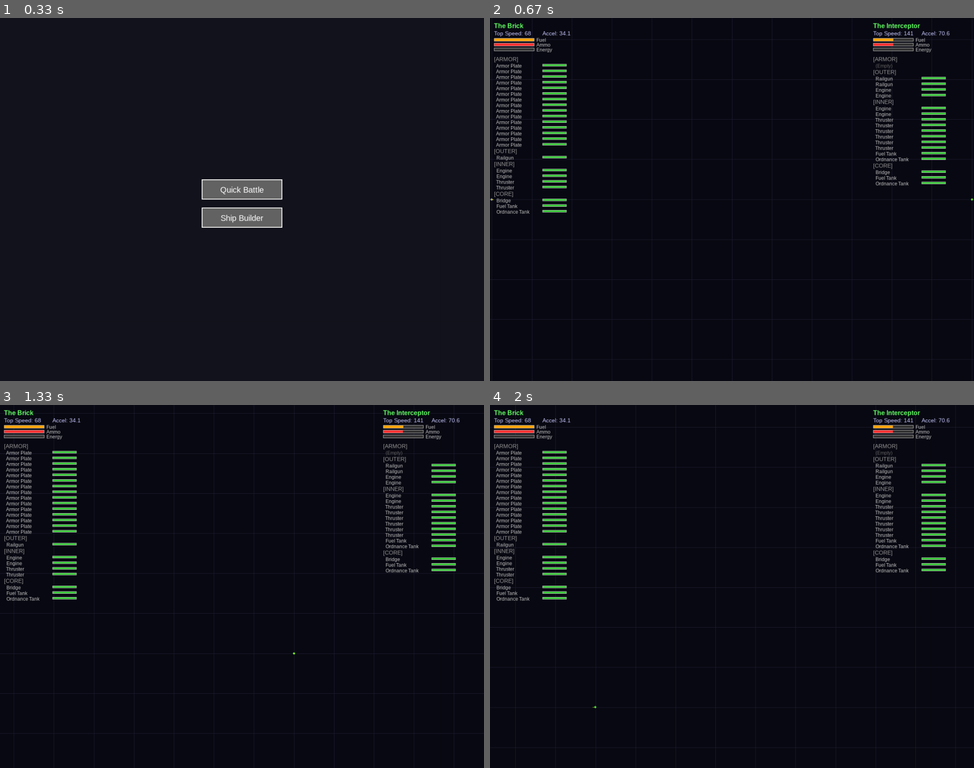
Above: before the commit, frames 1-4 (two rows, left to right).
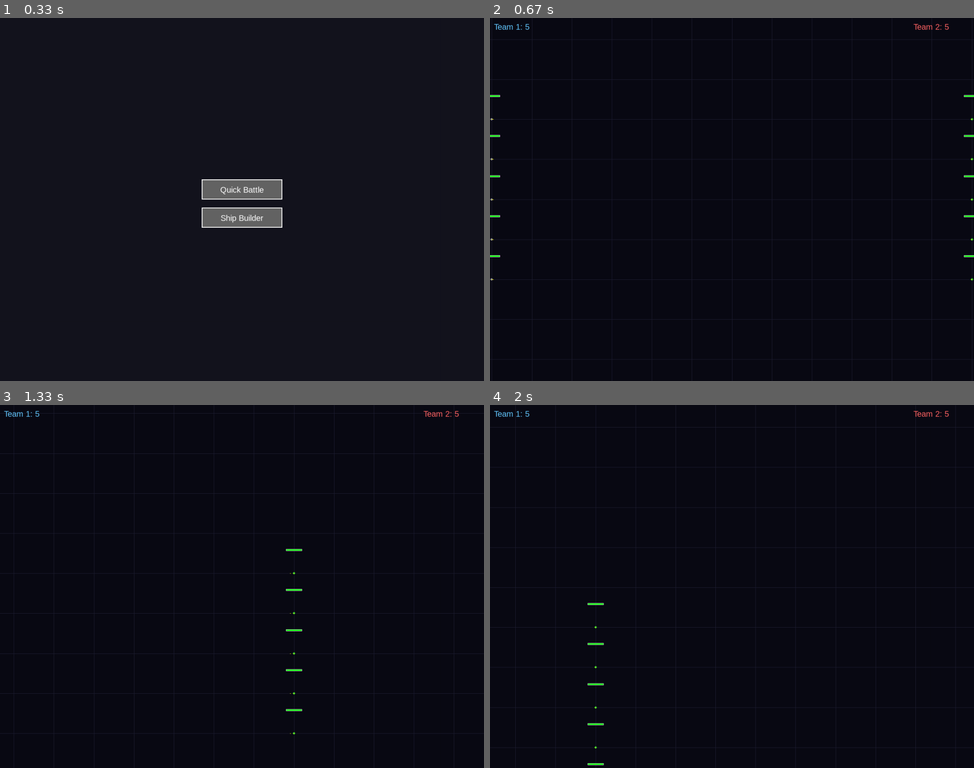
Above: after the commit, the same moments.

Repository: ropesend/StarshipBattles
Game: pygame game, started from main.py
The game is run twice, just before and just after one commit, with the same random seed, the same clock (stepped at 60 frames per second) and the same inputs.
Inputs (mouse positions are in pixels of both pictures, inside the frame that each line leads up to):
- Up to frame 1 (0.33 s): no input
- Up to frame 2 (0.67 s): press the mouse at (732, 188) at 0.37 s; move the mouse to (785, 192) at 0.47 s; release the mouse at (843, 192) at 0.6 s
- Up to frame 3 (1.33 s): hold Right 0.67-1.13 s; move the mouse to (256, 695) at 0.7 s; hold Up from 1.17 s (still down)
- Up to frame 4 (2 s): release Up at 1.47 s; hold Right 1.5-1.97 s

Frame 1 is identical in both runs. In frame 2, 4.1% of the frame differs, in the area x 0-100%, y 1-73%; in frame 3, 4.1%; in frame 4, 4.1%.

Commit message:
feat: Implement spatial partitioning for multi-ship battles and improve AI target acquisition.

Diff:
--- a/ai.py
+++ b/ai.py
@@ -3,25 +3,53 @@
 from components import LayerType
 
 class AIController:
-    def __init__(self, ship, enemy_ship):
+    def __init__(self, ship, grid, enemy_team_id):
         self.ship = ship
-        self.enemy = enemy_ship
+        self.grid = grid
+        self.enemy_team_id = enemy_team_id
+
+    def find_target(self):
+        # Efficiently find nearest enemy using grid?
+        # For now, simplistic: query large radius or just iterate all known if passed?
+        # The prompt implies using the grid for targeting.
+        # Let's query a large radius (e.g., 50000) around the ship to find candidates.
+        candidates = self.grid.query_radius(self.ship.position, 50000)
+
+        nearest = None
+        min_dist = float('inf')
+
+        for obj in candidates:
+            if not obj.is_alive: continue
+            if not hasattr(obj, 'team_id'): continue # Ignore non-ships
+            if obj.team_id != self.enemy_team_id: continue
+
+            d = self.ship.position.distance_to(obj.position)
+            if d < min_dist:
+                min_dist = d
+                nearest = obj
+
+        return nearest
 
     def update(self, dt):
-        if not self.ship.is_alive or not self.enemy.is_alive:
-            # Just drift if fight over
+        if not self.ship.is_alive: return
+
+        # Target Acquisition
+        target = self.ship.current_target
+        if not target or not target.is_alive:
+            target = self.find_target()
+            self.ship.current_target = target
+
+        if not target:
+            # Idle / Drift
+            self.ship.comp_trigger_pulled = False
             return
 
-        if self.ship.current_fuel <= 0:
-            # Drift behavior (do nothing, physics continues)
-            return
-
-        distance = self.ship.position.distance_to(self.enemy.position)
+        distance = self.ship.position.distance_to(target.position)
 
         # 1. Navigation
         # Calculate angle to enemy
-        dx = self.enemy.position.x - self.ship.position.x
-        dy = self.enemy.position.y - self.ship.position.y
+        dx = target.position.x - self.ship.position.x
+        dy = target.position.y - self.ship.position.y
 
         target_angle = math.degrees(math.atan2(dy, dx)) % 360
         current_angle = self.ship.angle % 360
@@ -31,21 +59,15 @@
 
         # Rotate
         if abs(angle_diff) > 5:
-            # Determine direction
             direction = 1 if angle_diff > 0 else -1
             self.ship.rotate(dt, direction)
 
         # Thrust
-        # If angle < 5 degrees and distance > 300px, fire Engines.
-        if abs(angle_diff) < 20 and distance > 300: # 20 degree cone for thrusting feels better, but prompt said 5?
-            # Prompt: "If angle < 5 degrees and distance > 300px, fire Engines."
-            # Sticking to prompt strictly for logic.
+        if abs(angle_diff) < 20 and distance > 300:
             if abs(angle_diff) < 5:
                 self.ship.thrust_forward(dt)
 
         # 2. Combat
-        # "If distance < Railgun Range and generic "in sights", fire Railguns."
-        # Generic in sights can be angle < 10 degrees?
         in_sights = abs(angle_diff) < 10
 
         if in_sights:
--- a/main.py
+++ b/main.py
@@ -4,6 +4,7 @@
 import random
 from ship import Ship, LayerType
 from ai import AIController
+from spatial import SpatialGrid
 from designs import create_brick, create_interceptor
 from components import load_components, Bridge, Weapon, Engine, Thruster, Armor, Tank
 from ui import Button
@@ -21,6 +22,12 @@
     LayerType.INNER: (50, 50, 200),
     LayerType.CORE: (220, 220, 220)
 }
+
+pygame.font.init()
+font_small = pygame.font.SysFont("arial", 12)
+font_med = pygame.font.SysFont("arial", 20)
+font_large = pygame.font.SysFont("arial", 32)
+
 
 class Camera:
     def __init__(self, width, height):
@@ -316,121 +323,153 @@
         # Camera
         self.camera = Camera(WIDTH, HEIGHT)
 
+        # Spatial Grid
+        self.grid = SpatialGrid(cell_size=2000)
+        self.ships = []
+        self.ai_controllers = []
+
     def start_quick_battle(self):
-        self.start_battle(create_brick(20000, 50000), create_interceptor(80000, 50000))
+        # 5v5 Battle
+        team1_ships = []
+        for i in range(5):
+            # Line formation
+            s = create_brick(20000, 40000 + i * 5000)
+            s.team_id = 0
+            team1_ships.append(s)
+
+        team2_ships = []
+        for i in range(5):
+             # Cluster formation
+            s = create_interceptor(80000, 40000 + i * 5000)
+            s.team_id = 1
+            s.angle = 180 # Face left
+            team2_ships.append(s)
+
+        self.start_battle(team1_ships, team2_ships)
 
     def start_builder(self):
         self.state = BUILDER
         self.builder_scene = BuilderScene(WIDTH, HEIGHT, self.on_builder_finish)
 
     def on_builder_finish(self, custom_ship):
-        # We need to position the custom ship and create an enemy
-        custom_ship.position = pygame.math.Vector2(20000, 50000)
-        # Recalculate stats one last time to be sure
-        custom_ship.recalculate_stats()
-
-        enemy = create_brick(80000, 50000)
-
-        self.start_battle(custom_ship, enemy)
-
-    def start_battle(self, s1, s2):
-        self.ship1 = s1
-        self.ship2 = s2
-        self.ai1 = AIController(self.ship1, self.ship2)
-        self.ai2 = AIController(self.ship2, self.ship1)
+        # Position custom ship in team 1
+        team1 = [custom_ship]
+        # create 4 friends
+        for i in range(4):
+            team1.append(create_brick(0,0))
+
+        # Place them
+        for i, s in enumerate(team1):
+            s.position = pygame.math.Vector2(20000, 40000 + i * 5000)
+            s.recalculate_stats() # Just in case
+
+        team2 = []
+        for i in range(5):
+            s = create_interceptor(80000, 40000 + i * 5000)
+            s.angle = 180
+            team2.append(s)
+
+        self.start_battle(team1, team2)
+
+    def start_battle(self, team1_list, team2_list):
+        self.ships = []
+        self.ai_controllers = []
+
+        # Handle single ship args if passed
+        if not isinstance(team1_list, list): team1_list = [team1_list]
+        if not isinstance(team2_list, list): team2_list = [team2_list]
+
+        # Setup Team 1
+        for s in team1_list:
+            s.team_id = 0
+            self.ships.append(s)
+            self.ai_controllers.append(AIController(s, self.grid, 1))
+
+        # Setup Team 2
+        for s in team2_list:
+            s.team_id = 1
+            self.ships.append(s)
+            self.ai_controllers.append(AIController(s, self.grid, 0))
+
         self.projectiles = []
         self.beams = []
         self.state = BATTLE
-        self.camera.fit_objects([self.ship1, self.ship2])
+        self.camera.fit_objects(self.ships)
 
     def update_battle(self, dt, events):
         self.camera.update_input(dt, events)
 
-        self.ai1.update(dt)
-        self.ai2.update(dt)
-        self.ship1.update(dt)
-        self.ship2.update(dt)
-
-        # Collect Attacks (Projectiles and Beams)
+        # 1. Update Grid
+        self.grid.clear()
+        alive_ships = [s for s in self.ships if s.is_alive]
+        for s in alive_ships:
+            self.grid.insert(s)
+
+        # 2. Update AI & Ships
+        for ai in self.ai_controllers:
+            ai.update(dt)
+
+        for s in self.ships:
+            s.update(dt)
+
+        # 3. Process Attacks
         new_attacks = []
-        if hasattr(self.ship1, 'just_fired_projectiles'):
-            new_attacks.extend(self.ship1.just_fired_projectiles)
-        if hasattr(self.ship2, 'just_fired_projectiles'):
-            new_attacks.extend(self.ship2.just_fired_projectiles)
+        for s in alive_ships:
+            attacks = s.fire_weapons()
+            if attacks:
+                new_attacks.extend(attacks)
 
         for attack in new_attacks:
             if attack['type'] == 'projectile':
                 self.projectiles.append(attack)
             elif attack['type'] == 'beam':
-                # Immediate Raycast Hit Logic
-
+                # Beam Logic
                 start_pos = attack['origin']
                 direction = attack['direction']
                 max_range = attack['range']
+                target = attack.get('target')
+
                 end_pos = start_pos + direction * max_range
 
-                # Check for hits against enemies
-                # Ideally we raycast against all enemies. Here we just have ship1/ship2
-                target = self.ship2 if attack['owner'] == self.ship1 else self.ship1
-
-                if target.is_alive:
-                    # Simple Ray-Circle intersection
-                    # Vector from start to circle center
+                if target and target.is_alive:
+                     # Raycast against this specific target
                     f = start_pos - target.position
-
-                    # Quadratic Equation coefficients for ray-circle
-                    # ray = P + td
-                    # |P + td - C|^2 = r^2
-                    # let P-C = f
-                    # |f + td|^2 = r^2
-                    # (f.x + t*d.x)^2 + (f.y + t*d.y)^2 = r^2
-                    # ... a*t^2 + b*t + c = 0
 
                     a = direction.dot(direction)
                     b = 2 * f.dot(direction)
-                    c = f.dot(f) - 40**2 # 40 is collision radius
+                    c = f.dot(f) - 40**2
 
                     discriminant = b*b - 4*a*c
-
-                    hit_dist = -1
+                    hit_dist = 0
+                    hit = False
+
                     if discriminant >= 0:
-                        # Hit!
                         t1 = (-b - math.sqrt(discriminant)) / (2*a)
                         t2 = (-b + math.sqrt(discriminant)) / (2*a)
 
-                        # We want the smallest positive t
-                        if t1 >= 0 and t1 <= max_range:
-                            hit_dist = t1
-                        elif t2 >= 0 and t2 <= max_range:
-                            hit_dist = t2
-
-                    if hit_dist >= 0:
-                        # Confirm Hit Chance
-                        # Calculate modifiers
+                        valid_t = []
+                        if 0 <= t1 <= max_range: valid_t.append(t1)
+                        if 0 <= t2 <= max_range: valid_t.append(t2)
+
+                        if valid_t:
+                            hit_dist = min(valid_t)
+                            hit = True
+
+                    if hit:
                         beam_comp = attack['component']
                         chance = beam_comp.calculate_hit_chance(hit_dist)
-
-                        # Modify by target size (optional, stick to requested logic)
-                        # User said: "size modifier is the target size / standard size"
-                        # Standard size not defined, let's assume radius 40 is standard
-                        size_mod = 40.0 / 40.0
-
-                        final_chance = chance * size_mod
+                        # Fixed size mod
+                        final_chance = chance
 
                         if random.random() < final_chance:
-                            # HIT
                             target.take_damage(attack['damage'])
-                            end_pos = start_pos + direction * hit_dist # Visual beam stops at target
-                            print(f"Beam HIT! Chance: {final_chance:.2f}")
-                        else:
-                            # MISS
-                            print(f"Beam MISS! Chance: {final_chance:.2f}")
-
-                # Create visual beam
+                            end_pos = start_pos + direction * hit_dist
+                            # print(f"Beam HIT!")
+
                 self.beams.append({
                     'start': start_pos,
                     'end': end_pos,
-                    'timer': 0.2, # Stick around for 0.2s
+                    'timer': 0.2,
                     'color': (100, 255, 255)
                 })
 
@@ -439,18 +478,18 @@
             p['pos'] += p['vel'] * dt
             p['distance_traveled'] += p['vel'].length() * dt
 
-            # Collisions
+            # Optimization: Only check target
+            target = p.get('target')
+
             hit = False
-            for target in [self.ship1, self.ship2]:
-                if target == p['owner']: continue
-                if not target.is_alive: continue
-                if p['pos'].distance_to(target.position) < 40:
+            if target and target.is_alive:
+                 if p['pos'].distance_to(target.position) < 40:
                     target.take_damage(p['damage'])
                     hit = True
-                    break
 
             if hit or p['distance_traveled'] > p['range']:
-                self.projectiles.remove(p)
+                if p in self.projectiles:
+                    self.projectiles.remove(p)
 
         # Update Beams (Visuals)
         for b in self.beams[:]:
@@ -484,8 +523,13 @@
             p2 = self.camera.world_to_screen(pygame.math.Vector2(end_x, y))
             pygame.draw.line(self.screen, grid_color, p1, p2, 1)
 
-        draw_ship(self.screen, self.ship1, self.camera)
-        draw_ship(self.screen, self.ship2, self.camera)
+        for s in self.ships:
+            draw_ship(self.screen, s, self.camera)
+            # Draw Health Bar above ship
+            if s.is_alive:
+                pos = self.camera.world_to_screen(s.position)
+                if s.max_hp > 0:
+                    draw_bar(self.screen, pos.x - 20, pos.y - 60, 40, 5, s.hp / s.max_hp, (0, 255, 0))
 
         for p in self.projectiles:
             start = self.camera.world_to_screen(p['pos'])
@@ -503,8 +547,12 @@
 
             pygame.draw.line(self.screen, color, start, end, max(1, int(3 * self.camera.zoom)))
 
-        draw_hud(self.screen, self.ship1, 10, 10)
-        draw_hud(self.screen, self.ship2, WIDTH - 250, 10)
+        # Draw HUD - Maybe text overlay for "Ships Left"?
+        s1_live = sum(1 for s in self.ships if s.team_id == 0 and s.is_alive)
+        s2_live = sum(1 for s in self.ships if s.team_id == 1 and s.is_alive)
+
+        self.screen.blit(font_med.render(f"Team 1: {s1_live}", True, (100, 200, 255)), (10, 10))
+        self.screen.blit(font_med.render(f"Team 2: {s2_live}", True, (255, 100, 100)), (WIDTH - 150, 10))
 
     def run(self):
         while self.running:
--- a/ship.py
+++ b/ship.py
@@ -5,10 +5,12 @@
 from components import Component, LayerType, Bridge, Engine, Thruster, Tank, Armor, Weapon, Generator, BeamWeapon
 
 class Ship(PhysicsBody):
-    def __init__(self, name, x, y, color):
+    def __init__(self, name, x, y, color, team_id=0):
         super().__init__(x, y)
         self.name = name
         self.color = color
+        self.team_id = team_id
+        self.current_target = None
 
         # Layers
         self.layers = {
@@ -117,6 +119,19 @@
         else:
             self.max_speed = 1000
 
+        if self.drag > 0:
+            self.max_speed = self.acceleration_rate / self.drag
+        else:
+            self.max_speed = 1000
+
+    @property
+    def hp(self):
+        return sum(c.current_hp for layer in self.layers.values() for c in layer['components'])
+
+    @property
+    def max_hp(self):
+        return sum(c.max_hp for layer in self.layers.values() for c in layer['components'])
+
     def update(self, dt):
         if not self.is_alive: return
 
@@ -272,6 +287,7 @@
                                 attacks.append({
                                     'type': 'beam',
                                     'owner': self,
+                                    'target': self.current_target,
                                     'damage': comp.damage,
                                     'range': comp.range,
                                     'origin': pygame.math.Vector2(self.position),
@@ -291,7 +307,8 @@
                                     'damage': comp.damage,
                                     'range': comp.range,
                                     'distance_traveled': 0,
-                                    'owner': self
+                                    'owner': self,
+                                    'target': self.current_target
                                 })
         return attacks
 
@@ -300,6 +317,7 @@
         data = {
             "name": self.name,
             "color": self.color,
+            "team_id": self.team_id,
             "layers": {}
         }
 
@@ -313,7 +331,7 @@
     def from_dict(data):
         """Create new Ship instance from dictionary."""
         # Using a dummy position, caller should update it
-        ship = Ship(data["name"], 0, 0, tuple(data["color"]))
+        ship = Ship(data["name"], 0, 0, tuple(data["color"]), data.get("team_id", 0))
 
         from components import create_component, LayerType
 
--- /dev/null
+++ b/spatial.py
@@ -0,0 +1,32 @@
+import math
+
+class SpatialGrid:
+    def __init__(self, cell_size=2000):
+        self.cell_size = cell_size
+        self.buckets = {}
+
+    def clear(self):
+        self.buckets = {}
+
+    def _get_cell(self, pos):
+        return (int(pos.x // self.cell_size), int(pos.y // self.cell_size))
+
+    def insert(self, obj):
+        cell = self._get_cell(obj.position)
+        if cell not in self.buckets:
+            self.buckets[cell] = []
+        self.buckets[cell].append(obj)
+
+    def query_radius(self, pos, radius):
+        """Returns a list of objects in cells overlapping the circle."""
+        cx, cy = self._get_cell(pos)
+        # Determine range of cells to check
+        steps = int(math.ceil(radius / self.cell_size))
+
+        candidates = []
+        for x in range(cx - steps, cx + steps + 1):
+            for y in range(cy - steps, cy + steps + 1):
+                cell = (x, y)
+                if cell in self.buckets:
+                    candidates.extend(self.buckets[cell])
+        return candidates
--- /dev/null
+++ b/tests/stress_test.py
@@ -0,0 +1,106 @@
+import sys
+import os
+import pygame
+import cProfile
+import pstats
+import random
+
+# Add parent directory to path
+sys.path.append(os.path.dirname(os.path.dirname(os.path.abspath(__file__))))
+
+# from game_engine import GameEngine # Wait, main.py has Game class, but is it reusable?
+# main.py has Game class which runs the loop. We want a headless or automated version.
+# Let's import Game from main
+from main import Game, create_brick, create_interceptor
+
+def run_stress_test():
+    # Initialize Game (Headless-ish, we still need pygame initialized)
+    pygame.init()
+    # Set a dummy display mode to avoid window popping up if possible, or just minimize
+    # os.environ["SDL_VIDEODRIVER"] = "dummy"
+    # Use real display to measure render cost too
+    screen = pygame.display.set_mode((1200, 900))
+
+    game = Game()
+    game.running = True
+    game.state = 2 # BATTLE
+
+    # Spawn 100 ships
+    ships = []
+    print("Spawning 100 ships...")
+    for i in range(50):
+        # Team 1
+        s1 = create_brick(random.randint(0, 10000), random.randint(0, 50000))
+        game.ship1 = s1 # This logic overrides specific slots...
+        # The game engine in main.py is hardcoded for 2 ships (ship1, ship2).
+        # We need to hack it or update it to support a list of ships for this test to work well.
+        # But wait, the user wants "100s of ships".
+        # The current Game class only supports 2 ships: self.ship1, self.ship2.
+        # This confirms a MAJOR architectural bottleneck right away!
+        pass
+
+    # For now, let's just make the 2 ships fight very fast to measure update cost,
+    # OR better, let's fast-forward the battle loop in main.py to handle a list of ships if we want to test 100.
+    # But we can't easily change the engine just for the test without changing the engine.
+
+    # Plan B: Create a synthetic list of ships and update them manually in the test loop
+    # duplicating the logic we WANT to test (collision/update).
+
+    from ship import Ship
+    from ai import AIController
+
+    all_ships = []
+    for i in range(50):
+        s = create_brick(random.randint(0, 20000), random.randint(0, 20000))
+        all_ships.append(s)
+
+    for i in range(50):
+        s = create_interceptor(random.randint(80000, 100000), random.randint(0, 20000))
+        all_ships.append(s)
+
+    projectiles = []
+
+    # Profiling Loop
+    print("Running 500 frames...")
+    clock = pygame.time.Clock()
+
+    for frame in range(500):
+        dt = 0.016 # Fixed dt
+
+        # Update Ships
+        for s in all_ships:
+            s.update(dt)
+            # Simulated AI firing
+            if random.random() < 0.05: # Occasional fire
+                attacks = s.fire_weapons()
+                if attacks:
+                    projectiles.extend(attacks)
+
+        # Update Projectiles & Collision (The Expensive Part)
+        for p in projectiles[:]:
+            if p['type'] == 'projectile':
+                p['pos'] += p['vel'] * dt
+                p['distance_traveled'] += p['vel'].length() * dt
+
+                # Collision Check O(N*M)
+                for target in all_ships:
+                    if target == p['owner']: continue
+                    if not target.is_alive: continue
+                    if p['pos'].distance_to(target.position) < 40:
+                        target.take_damage(p['damage'])
+                        # Remove p
+                        if p in projectiles: projectiles.remove(p)
+                        break
+
+    print("Done.")
+
+if __name__ == "__main__":
+    import cProfile
+    # Run and print stats
+    pr = cProfile.Profile()
+    pr.enable()
+    run_stress_test()
+    pr.disable()
+
+    ps = pstats.Stats(pr).sort_stats('cumtime')
+    ps.print_stats(20)
Not shown, added: stress_test.stats
